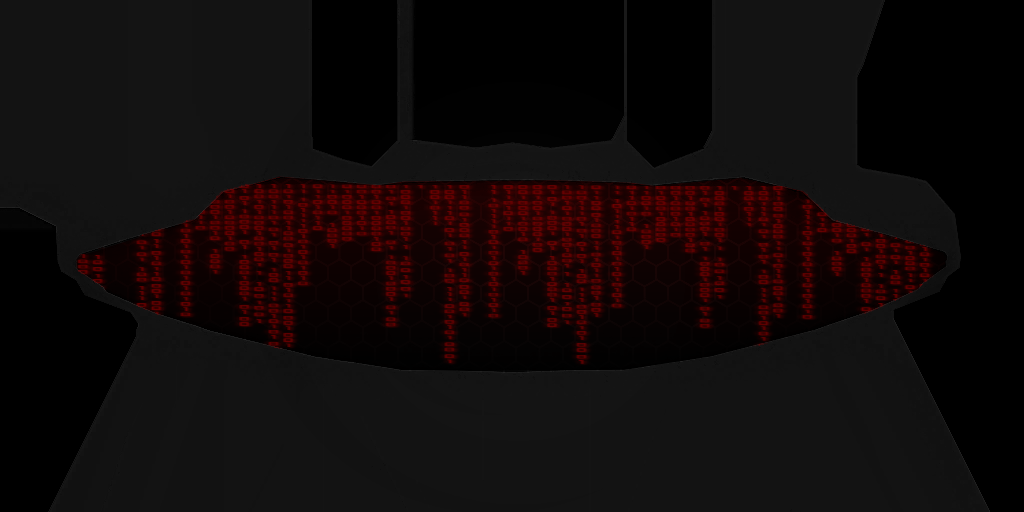
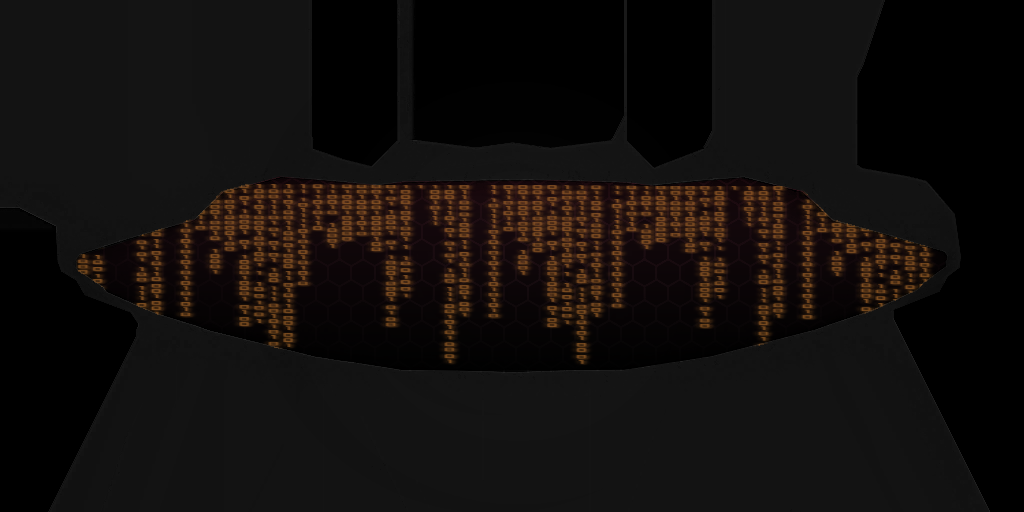
Comparing the layer stacks of the two (1024, 512) images. Changes:
pixels changed over [76, 176, 945, 365] (layer not identified)
